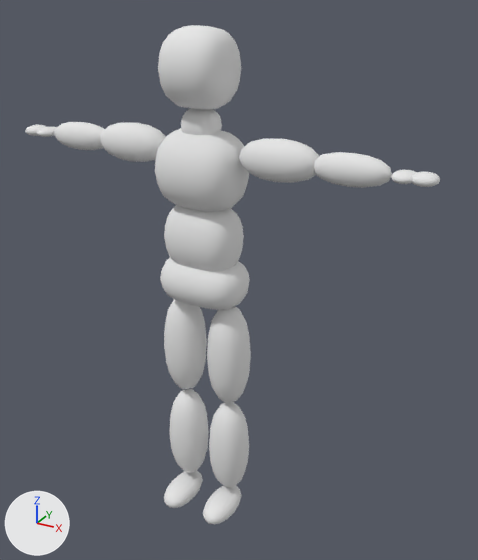
The Blender file Raw/Demo/animations.blend as it was, and as the next commit left it.
One viewpoint serves both versions: a camera (50 mm lens) standing at (1.201, -1.888, 2.019) and looking at (0.102, 0.112, 1.02). The axes (+X, +Y, +Z) are drawn at lower left. The lights are the same throughout.

Names of what the first picture shows: 'human_body_male'.
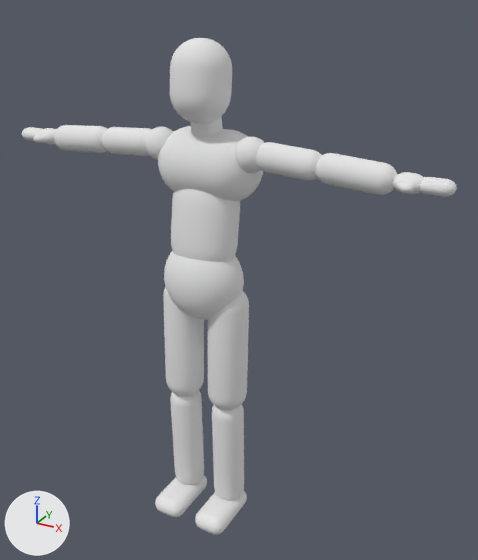
Edits to the scene script, one JSON object a line:
```json
{"block": "me_cube_000", "where": "# used by ob_human_body_male; location = (0.0, 0.0, 0.0)"}
{"op": "remove", "block": "me_cube_000", "code": "me_cube_000.from_pydata(...)  # 96 vertices, 67 faces; spans x 0.0..0.81, y -0.16..0.18, z -0.01..1.93"}
{"op": "add", "block": "me_cube_000", "code": "me_cube_000.from_pydata(...)  # 5724 vertices, 5970 faces; spans x 0.0..0.85, y -0.16..0.21, z 0.0..1.88"}
{"block": "me_cube_000", "change": "me_cube_000 part 1: a new loose piece, a UV sphere (32 segments, 16 rings, poles along z) spanning x 0.12..0.24, y -0.01..0.11, z 1.45..1.57, in mat_skin (white #e7e7e7)"}
{"block": "me_cube_000", "change": "me_cube_000 part 2: the loose piece of 8 vertices spanning x 0.0..0.13, y -0.11..0.18, z 1.64..1.93 is rebuilt with 274 vertices and now spans x 0.0..0.1, y -0.07..0.14, z 1.61..1.88"}
{"block": "me_cube_000", "change": "me_cube_000 part 3: the loose piece of 8 vertices spanning x 0.0..0.2, y -0.06..0.14, z 0.48..0.99 is rebuilt with 514 vertices and now spans x 0.02..0.18, y -0.05..0.11, z 0.51..1.02"}
{"block": "me_cube_000", "change": "me_cube_000 part 4: the loose piece of 8 vertices spanning x 0.0..0.17, y -0.11..0.18, z 1.29..1.6 is rebuilt with 257 vertices and now spans x 0.0..0.2, y -0.04..0.21, z 1.33..1.58"}
{"block": "me_cube_000", "change": "me_cube_000 part 5: the loose piece of 8 vertices spanning x 0.0..0.19, y -0.06..0.13, z 0.06..0.55 is rebuilt with 514 vertices and now spans x 0.04..0.16, y -0.04..0.09, z 0.04..0.54"}
{"block": "me_cube_000", "change": "me_cube_000 part 6: the loose piece of 8 vertices spanning x 0.0..0.16, y -0.08..0.15, z 1.05..1.34 is rebuilt with 274 vertices and now spans x 0.0..0.13, y -0.07..0.15, z 1.05..1.45"}
{"block": "me_cube_000", "change": "me_cube_000 part 7: the loose piece of 8 vertices spanning x 0.12..0.46, y -0.05..0.12, z 1.43..1.59 is rebuilt with 514 vertices and now spans x 0.2..0.44, y 0.0..0.1, z 1.46..1.56"}
{"block": "me_cube_000", "change": "me_cube_000 part 8: the loose piece of 8 vertices spanning x 0.02..0.17, y -0.16..0.11, z -0.01..0.1 is rebuilt with 548 vertices and now spans x 0.03..0.17, y -0.16..0.09, z 0.0..0.08"}
{"block": "me_cube_000", "change": "me_cube_000 part 9: the loose piece of 8 vertices spanning x 0.0..0.18, y -0.09..0.16, z 0.92..1.14 is rebuilt with 257 vertices and now spans x 0.0..0.16, y -0.1..0.15, z 0.88..1.19"}
{"block": "me_cube_000", "change": "me_cube_000 part 10: the loose piece of 8 vertices spanning x 0.38..0.69, y -0.03..0.1, z 1.45..1.57 is rebuilt with 514 vertices and now spans x 0.41..0.68, y 0.0..0.1, z 1.44..1.55"}
{"block": "me_cube_000", "change": "me_cube_000 part 11: the loose piece of 8 vertices spanning x 0.0..0.07, y -0.03..0.1, z 1.54..1.66 is rebuilt with 34 vertices and now spans x 0.0..0.05, y 0.0..0.13, z 1.54..1.66"}
{"block": "me_cube_000", "change": "me_cube_000 part 12: a new loose piece of 514 vertices spanning x 0.74..0.85, y 0.02..0.09, z 1.46..1.51, in mat_skin (white #e7e7e7)"}
{"block": "me_cube_000", "change": "me_cube_000 part 13: 1 vertex moved within x 0.71, y 0.09, z 1.49; 14 vertices removed from x 0.66..0.81, y -0.03..0.1, z 1.49..1.53; 1026 vertices added at x 0.66..0.76, y -0.02..0.09, z 1.46..1.52"}
{"op": "remove", "block": "ob_human_body_male", "code": "_m = ob_human_body_male.modifiers.new('Subsurf', 'SUBSURF')"}
```

Where the change shows, as pixel boxes [x1, y1, x2, y2] in the pictures (478 x 560 px):
```json
{"object": "human_body_male", "change": "reshaped, modifiers changed", "before": [25, 25, 440, 525], "after": [22, 38, 457, 534]}
{"part": 1, "of": "me_cube_000", "change": "added", "after": [145, 127, 265, 173]}
{"part": 2, "of": "me_cube_000", "change": "rebuilt", "before": [158, 25, 241, 110], "after": [170, 38, 232, 124]}
{"part": 3, "of": "me_cube_000", "change": "rebuilt", "before": [164, 300, 251, 403], "after": [163, 287, 249, 410]}
{"part": 4, "of": "me_cube_000", "change": "rebuilt", "before": [155, 128, 249, 212], "after": [158, 126, 263, 201]}
{"part": 5, "of": "me_cube_000", "change": "rebuilt", "before": [170, 389, 249, 487], "after": [170, 390, 244, 500]}
{"part": 6, "of": "me_cube_000", "change": "rebuilt", "before": [164, 205, 244, 271], "after": [171, 189, 240, 262]}
{"part": 7, "of": "me_cube_000", "change": "rebuilt", "before": [100, 123, 319, 183], "after": [102, 127, 322, 180]}
{"part": 8, "of": "me_cube_000", "change": "rebuilt", "before": [164, 470, 241, 525], "after": [155, 475, 247, 534]}
{"part": 9, "of": "me_cube_000", "change": "rebuilt", "before": [160, 258, 250, 310], "after": [164, 251, 244, 320]}
{"part": 10, "of": "me_cube_000", "change": "rebuilt", "before": [54, 122, 392, 188], "after": [54, 125, 397, 195]}
{"part": 11, "of": "me_cube_000", "change": "rebuilt", "before": [181, 108, 222, 135], "after": [190, 117, 223, 137]}
{"part": 12, "of": "me_cube_000", "change": "added", "after": [22, 127, 457, 197]}
{"part": 13, "of": "me_cube_000", "change": "built on", "before": [25, 125, 440, 187], "after": [33, 128, 424, 194]}
```
